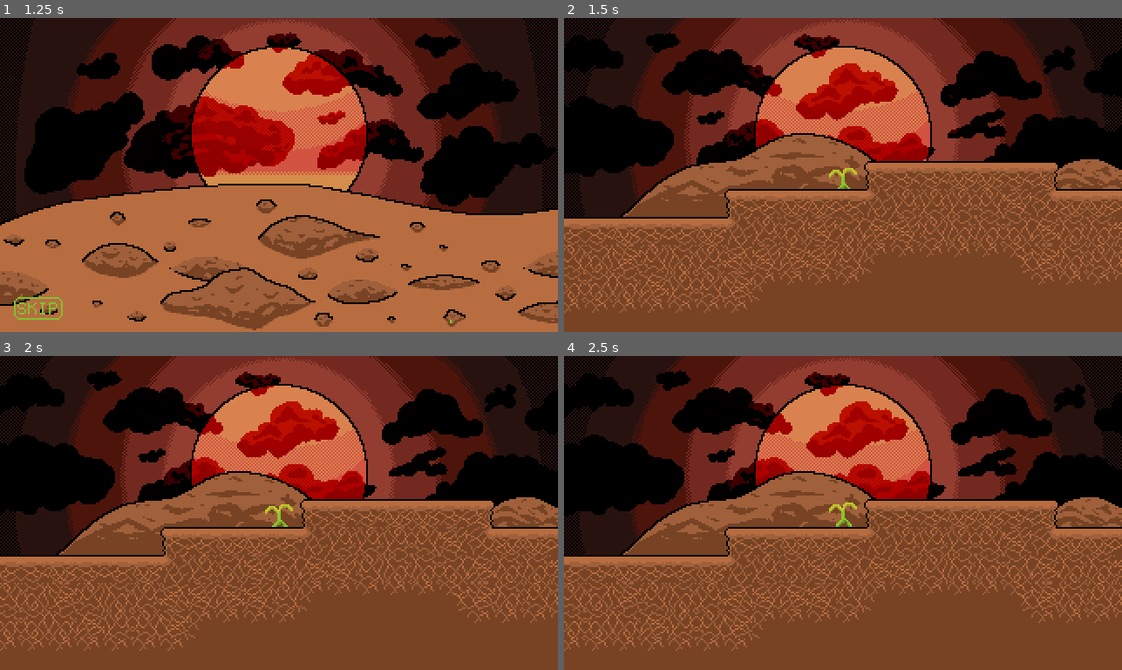
Above: before the commit, frames 1-4 (two rows, left to right).
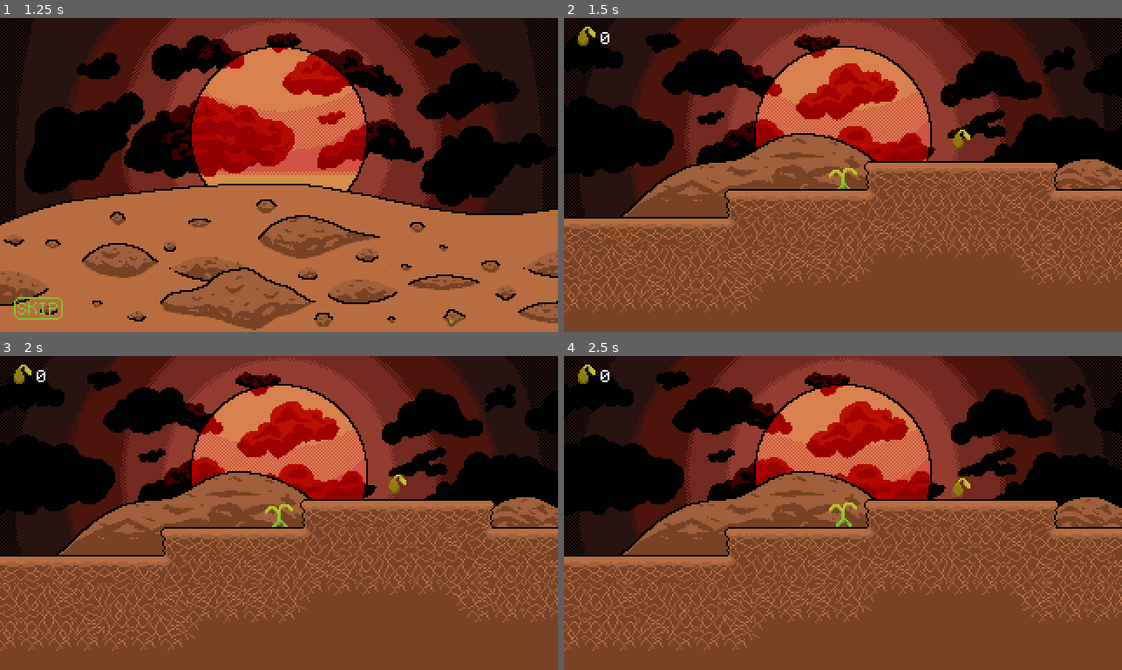
Above: after the commit, the same moments.

Repository: SuperTuxii/Todesstille
Game: Godot game, scene res://scenes/main.tscn
Two runs of this game, one before a commit and one after it. Both use one fixed random seed, a clock stepped at 60 frames per second and the inputs below.
Inputs (mouse positions are in pixels of both pictures, inside the frame that each line leads up to):
- Up to frame 1 (1.25 s): click "START" at 0.5 s
- Up to frame 2 (1.5 s): click "SKIP" at 1.25 s
- Up to frame 3 (2 s): no input
- Up to frame 4 (2.5 s): tap Enter at 2 s; move the mouse to (965, 497) at 2.02 s; hold Right (right) from 2.03 s (still down); tap Alt at 2.1 s; tap W (up) at 2.27 s

Frame 1 is identical in both runs. In frame 2, 0.2% of the frame differs, in the area x 2-73%, y 2-42%; in frame 3, 0.2%; in frame 4, 0.2%.

Commit message:
Changing seed texture a bit again and then creating the structure for items in my game. Items hover and can be collected by the player leading to the item getting added to the player's inventory and the item getting freed.

Diff:
--- a/icon.svg
+++ /dev/null
@@ -1 +0,0 @@
-<svg xmlns="http://www.w3.org/2000/svg" width="128" height="128"><rect width="124" height="124" x="2" y="2" fill="#363d52" stroke="#212532" stroke-width="4" rx="14"/><g fill="#fff" transform="translate(12.322 12.322)scale(.101)"><path d="M105 673v33q407 354 814 0v-33z"/><path fill="#478cbf" d="m105 673 152 14q12 1 15 14l4 67 132 10 8-61q2-11 15-15h162q13 4 15 15l8 61 132-10 4-67q3-13 15-14l152-14V427q30-39 56-81-35-59-83-108-43 20-82 47-40-37-88-64 7-51 8-102-59-28-123-42-26 43-46 89-49-7-98 0-20-46-46-89-64 14-123 42 1 51 8 102-48 27-88 64-39-27-82-47-48 49-83 108 26 42 56 81zm0 33v39c0 276 813 276 814 0v-39l-134 12-5 69q-2 10-14 13l-162 11q-12 0-16-11l-10-65H446l-10 65q-4 11-16 11l-162-11q-12-3-14-13l-5-69z"/><path d="M483 600c0 34 58 34 58 0v-86c0-34-58-34-58 0z"/><circle cx="725" cy="526" r="90"/><circle cx="299" cy="526" r="90"/></g><g fill="#414042" transform="translate(12.322 12.322)scale(.101)"><circle cx="307" cy="532" r="60"/><circle cx="717" cy="532" r="60"/></g></svg>
--- /dev/null
+++ b/scenes/item.tscn
@@ -0,0 +1,19 @@
+[gd_scene load_steps=3 format=3 uid="uid://c1t21qbixborm"]
+
+[ext_resource type="Script" uid="uid://ceouylb1u81qp" path="res://scripts/item.gd" id="1_4gq7n"]
+
+[sub_resource type="RectangleShape2D" id="RectangleShape2D_s8enn"]
+size = Vector2(16, 16)
+
+[node name="Item" type="Area2D"]
+script = ExtResource("1_4gq7n")
+levitation_height = null
+levitation_speed = null
+levitation_range = null
+
+[node name="CollisionShape2D" type="CollisionShape2D" parent="."]
+shape = SubResource("RectangleShape2D_s8enn")
+
+[node name="Sprite2D" type="Sprite2D" parent="."]
+
+[connection signal="body_entered" from="." to="." method="_on_body_entered"]
--- a/scenes/level.tscn
+++ b/scenes/level.tscn
@@ -12,6 +12,8 @@
 [ext_resource type="Texture2D" uid="uid://dchcr5r0nm4qk" path="res://assets/textures/clouds.png" id="7_klq6b"]
 [ext_resource type="Texture2D" uid="uid://dq0b8tss3hl3g" path="res://assets/textures/tilesheet_combined.png" id="10_fpun6"]
 [ext_resource type="Script" uid="uid://crqoyb7bfuit2" path="res://scripts/moving_node.gd" id="10_olg7q"]
+[ext_resource type="PackedScene" uid="uid://c1t21qbixborm" path="res://scenes/item.tscn" id="13_fpun6"]
+[ext_resource type="Texture2D" uid="uid://ccu0kgc8ij3ot" path="res://assets/textures/seed.png" id="14_wc255"]
 
 [sub_resource type="TileSetAtlasSource" id="TileSetAtlasSource_wc255"]
 texture = ExtResource("10_fpun6")
@@ -1440,9 +1442,11 @@
 	COLOR *= color;
 }"
 
-[sub_resource type="ShaderMaterial" id="ShaderMaterial_8iemx"]
+[sub_resource type="ShaderMaterial" id="ShaderMaterial_fpun6"]
 shader = SubResource("Shader_1epgm")
 shader_parameter/color = Color(0.5019608, 0.7607843, 0.1882353, 1)
+
+[sub_resource type="StyleBoxEmpty" id="StyleBoxEmpty_wc255"]
 
 [node name="Level" type="Node2D"]
 texture_filter = 1
@@ -1542,6 +1546,31 @@
 grow_vertical = 2
 text = "Retry"
 
+[node name="InventoryOverlay" type="Node2D" parent="Player"]
+
+[node name="Sprite2D" type="Sprite2D" parent="Player/InventoryOverlay"]
+position = Vector2(-141, -71)
+texture = ExtResource("14_wc255")
+
+[node name="Label" type="Label" parent="Player/InventoryOverlay"]
+offset_left = -131.0
+offset_top = -79.0
+offset_right = -99.0
+offset_bottom = -63.0
+theme_override_fonts/font = ExtResource("4_t1rx8")
+theme_override_font_sizes/font_size = 9
+theme_override_styles/focus = SubResource("StyleBoxEmpty_wc255")
+text = "0"
+vertical_alignment = 1
+
+[node name="Item" parent="." instance=ExtResource("13_fpun6")]
+position = Vector2(214, 88)
+item_id = &"Seed"
+texture = ExtResource("14_wc255")
+levitation_height = 83.0
+levitation_speed = 1.0
+levitation_range = 8.0
+
 [connection signal="body_entered" from="MovingNode/Area2D" to="." method="_on_area_2d_body_entered"]
 [connection signal="body_exited" from="MovingNode/Area2D" to="." method="_on_area_2d_body_exited"]
 [connection signal="pressed" from="Player/DeathOverlay/RetryButton" to="." method="_on_retry_button_pressed"]
--- /dev/null
+++ b/scripts/item.gd
@@ -0,0 +1,32 @@
+@tool
+class_name Item extends Area2D
+
+@export
+var item_id: StringName
+
+@export
+var texture: Texture2D:
+	get:
+		return $Sprite2D.texture
+	set(value):
+		$Sprite2D.texture = value
+
+@export
+var levitation_height: float = 0.0
+@export
+var levitation_speed: float = 1.0
+@export
+var levitation_range: float = 8.0
+var levitation_time: float = 0.0
+
+func _physics_process(delta: float) -> void:
+	if not Engine.is_editor_hint():
+		levitation_time += delta
+		if levitation_time > (1 / levitation_speed):
+			levitation_time -= 2 / levitation_speed
+		position.y = lerp(levitation_height, levitation_height + levitation_range, abs(levitation_time) * levitation_speed)
+
+func _on_body_entered(body: Node2D) -> void:
+	if body is Player:
+		body.add_item(item_id)
+		queue_free()
--- a/scripts/player.gd
+++ b/scripts/player.gd
@@ -8,9 +8,15 @@
 const SPEED = 150.0
 const JUMP_VELOCITY = -350.0
 
+var inventory: Dictionary = {}
 
 func standup() -> void:
 	texture.play("standup")
+
+func add_item(item_id: StringName):
+	inventory[item_id] = inventory.get(item_id, 0) + 1
+	if has_node("InventoryOverlay/Label") and item_id == "Seed":
+		$InventoryOverlay/Label.text = str(inventory[item_id])
 
 func _physics_process(delta: float) -> void:
 	if not is_zero_approx(velocity.x):
Binary file changed: assets/textures/seed.png
Not shown, changed: assets/textures/seed.png.import
Not shown: 2 places in scenes/level.tscn that only renumber resources
Not shown, added: scripts/item.gd.uid
Not shown, changed: assets/textures/seed.kra
Not shown, changed: assets/textures/seed.kra~
Not shown, added: assets/textures/seed.png~
